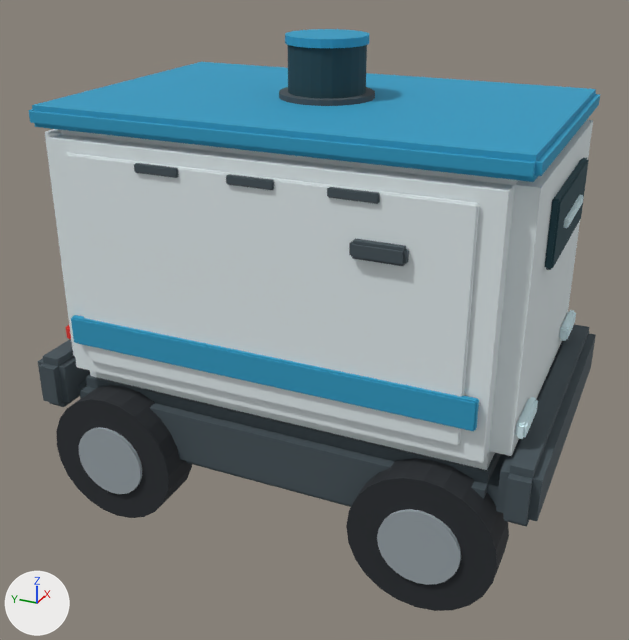
The glTF model tools/campus_builder/output/delivery_robot.glb as it was, and as the next commit left it.
Rendered twice from a 50 mm camera at (-1.781, -0.772, 1.317) aimed at (-0.052, 0.006, 0.452). The lights are fixed; the arrows at lower left show +X, +Y and +Z. The first picture is the older version. Where no turn or scale is listed for an object, it has been applied to the vertices.

In view in the first picture: 'ROBOT_Bumper_Front', 'ROBOT_Bumper_Rear', 'ROBOT_CargoBody', 'ROBOT_Chassis', 'ROBOT_Door_Left', 'ROBOT_Hub_FL', 'ROBOT_Hub_RL', 'ROBOT_Lid', 'ROBOT_Lidar', 'ROBOT_Stripe_Left', 'ROBOT_Tire_FL', 'ROBOT_Tire_RL', 'ROBOT_Vent_Left_0', 'ROBOT_Vent_Left_1', 'ROBOT_Vent_Left_2' and 8 more.
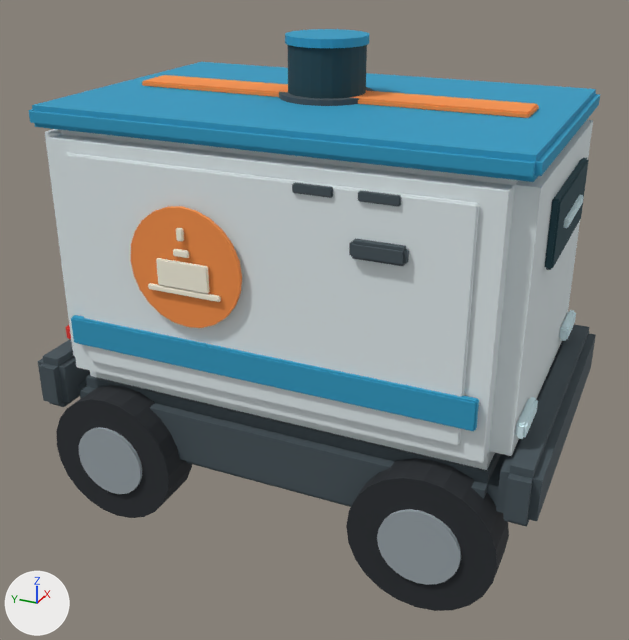
Where the change shows, as pixel boxes [x1, y1, x2, y2] in the pictures (629 x 640 px):
'ROBOT_MealBadge_Left', added (orange)
    after: [131, 206, 242, 328]
'ROBOT_InsulatedLidBand', added (orange)
    after: [142, 75, 539, 118]
'ROBOT_MealBowl_Left', added (pale yellow)
    after: [156, 258, 209, 294]
'ROBOT_Vent_Left_1', moved
    before: [226, 174, 274, 190]
    after: [292, 182, 333, 198]
'ROBOT_Vent_Left_0', moved
    before: [327, 187, 380, 204]
    after: [358, 191, 401, 206]
'ROBOT_MealPlate_Left', added (pale yellow)
    after: [148, 283, 221, 302]
'ROBOT_Vent_Left_2', deleted
    before: [134, 163, 178, 178]
'ROBOT_MealHandle_Left', added
    after: [173, 249, 189, 258]
'ROBOT_MealSteam_Left', added
    after: [176, 227, 184, 241]

The change, as a list of edits to the scene's bpy script:
```text
Add mat_robot_meal_cream:
    mat_robot_meal_cream = principled_material('Robot_meal_cream')
    mat_robot_meal_cream.base_color = (0.98, 0.94, 0.78)  # pale yellow #fdf8e5
    mat_robot_meal_cream.roughness = 0.85
Add mat_robot_meal_orange:
    mat_robot_meal_orange = principled_material('Robot_meal_orange')
    mat_robot_meal_orange.base_color = (0.96, 0.29, 0.065)  # orange #fa9348
    mat_robot_meal_orange.roughness = 0.85
Add me_robot_mealsteam_left_mesh:
    me_robot_mealsteam_left_mesh.from_pydata(...)  # 32 vertices, 60 faces; spans x -0.004..0.004, y -0.0075..0.0075, z -0.0135..0.0135
    me_robot_mealsteam_left_mesh.materials.append(mat_robot_meal_cream)  # pale yellow #fdf8e5
Add me_robot_mealplate_left_mesh:
    me_robot_mealplate_left_mesh.from_pydata(...)  # 32 vertices, 60 faces; spans x -0.004..0.004, y -0.085..0.085, z -0.006..0.006
    me_robot_mealplate_left_mesh.materials.append(mat_robot_meal_cream)  # pale yellow #fdf8e5
Add me_robot_mealhandle_left_mesh:
    me_robot_mealhandle_left_mesh.from_pydata(...)  # 32 vertices, 60 faces; spans x -0.004..0.004, y -0.0175..0.0175, z -0.0075..0.0075
    me_robot_mealhandle_left_mesh.materials.append(mat_robot_meal_cream)  # pale yellow #fdf8e5
Add me_robot_mealbowl_left_mesh:
    me_robot_mealbowl_left_mesh.from_pydata(...)  # 32 vertices, 60 faces; spans x -0.004..0.004, y -0.06..0.06, z -0.029..0.029
    me_robot_mealbowl_left_mesh.materials.append(mat_robot_meal_cream)  # pale yellow #fdf8e5
Add me_robot_mealbadge_left_mesh:
    me_robot_mealbadge_left_mesh.from_pydata(...)  # a 24-sided cylinder along x spanning x -0.004..0.004, y -0.13..0.13, z -0.13..0.13
    me_robot_mealbadge_left_mesh.materials.append(mat_robot_meal_orange)  # orange #fa9348
Add me_robot_insulatedlidband_mesh:
    me_robot_insulatedlidband_mesh.from_pydata(...)  # 32 vertices, 60 faces; spans x -0.05..0.05, y -0.45..0.45, z -0.007..0.007
    me_robot_insulatedlidband_mesh.materials.append(mat_robot_meal_orange)  # orange #fa9348
Change ob_robot_vent_left_0:
    ob_robot_vent_left_0.location: (-0.36, -0.21, 0.869) -> (-0.36, -0.26, 0.869)
Change ob_robot_vent_left_1:
    ob_robot_vent_left_1.location: (-0.36, 0.0, 0.869) -> (-0.36, -0.13, 0.869)
Remove ob_robot_vent_left_2:
    ob_robot_vent_left_2 = bpy.data.objects.new('ROBOT_Vent_Left_2', me_robot_vent_left_2_mesh)
    ob_robot_vent_left_2.location = (-0.36, 0.21, 0.869)
Add ob_robot_mealsteam_left:
    ob_robot_mealsteam_left = bpy.data.objects.new('ROBOT_MealSteam_Left', me_robot_mealsteam_left_mesh)
    ob_robot_mealsteam_left.location = (-0.385, 0.15, 0.751)
Add ob_robot_mealplate_left:
    ob_robot_mealplate_left = bpy.data.objects.new('ROBOT_MealPlate_Left', me_robot_mealplate_left_mesh)
    ob_robot_mealplate_left.location = (-0.385, 0.15, 0.626)
Add ob_robot_mealhandle_left:
    ob_robot_mealhandle_left = bpy.data.objects.new('ROBOT_MealHandle_Left', me_robot_mealhandle_left_mesh)
    ob_robot_mealhandle_left.location = (-0.385, 0.15, 0.711)
Add ob_robot_mealbowl_left:
    ob_robot_mealbowl_left = bpy.data.objects.new('ROBOT_MealBowl_Left', me_robot_mealbowl_left_mesh)
    ob_robot_mealbowl_left.location = (-0.385, 0.15, 0.663)
Add ob_robot_mealbadge_left:
    ob_robot_mealbadge_left = bpy.data.objects.new('ROBOT_MealBadge_Left', me_robot_mealbadge_left_mesh)
    ob_robot_mealbadge_left.location = (-0.375, 0.15, 0.675)
Add ob_robot_insulatedlidband:
    ob_robot_insulatedlidband = bpy.data.objects.new('ROBOT_InsulatedLidBand', me_robot_insulatedlidband_mesh)
    ob_robot_insulatedlidband.location = (0.0, 0.0, 0.973)
```
